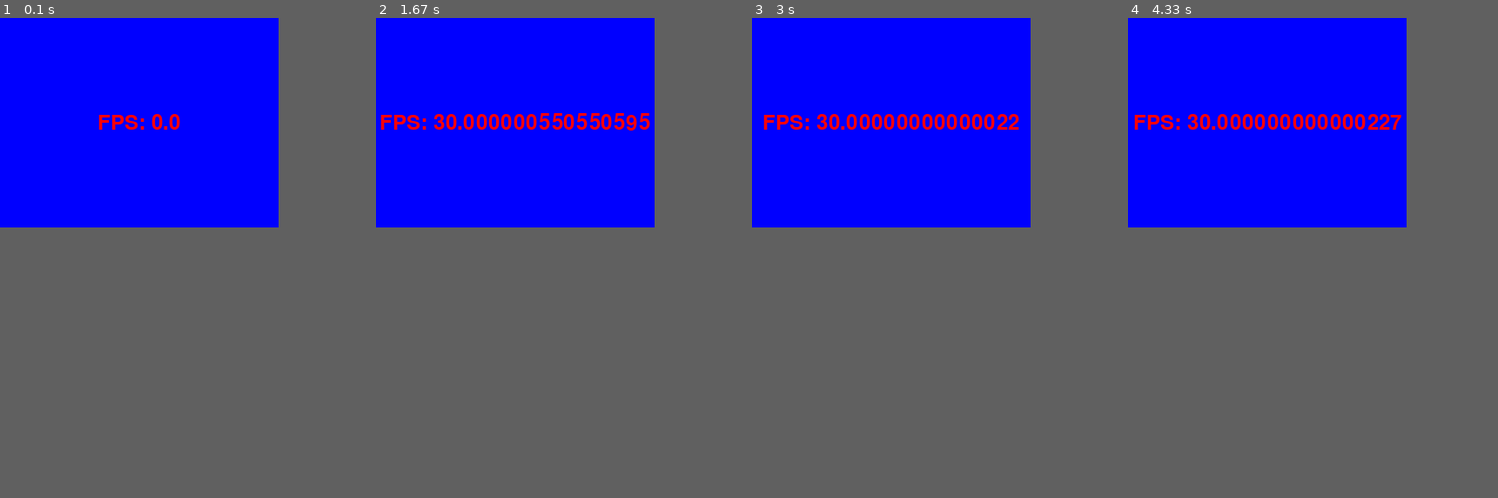
Above: before the commit, frames 1-4 (left to right).
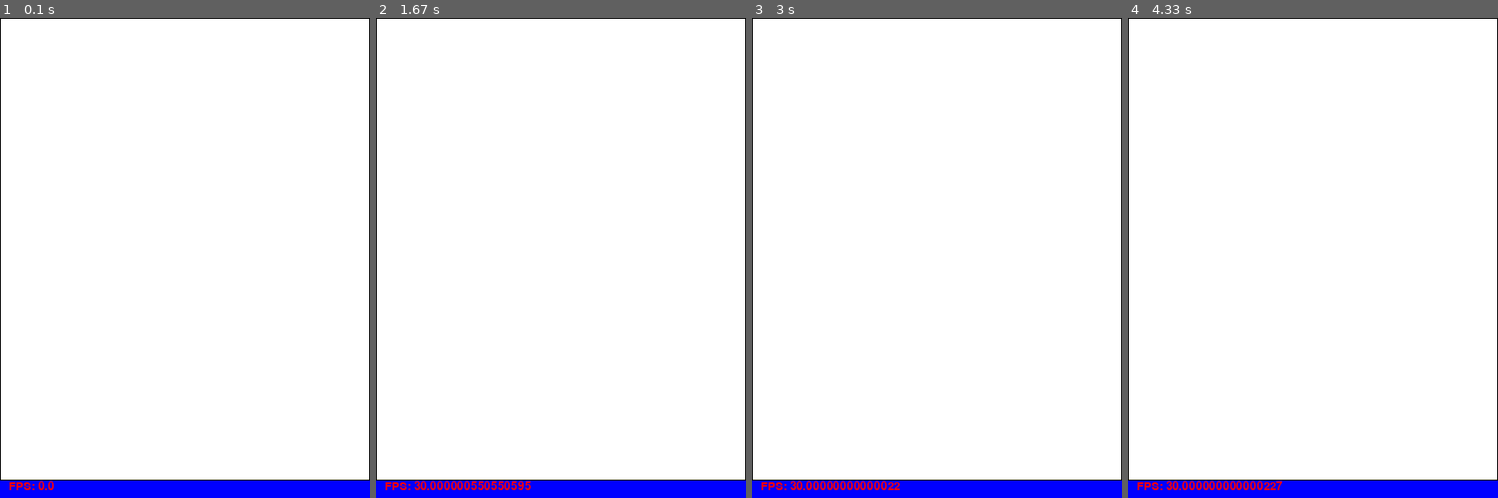
Above: after the commit, the same moments.

Repository: dwilliams/rpg-character-manager
Game: pygame game, started from run.py
Same seed, same stepped clock (60 frames per second), same inputs: the game is played once before the commit and once after it.
Inputs:
- Up to frame 1 (0.1 s): no input
- Up to frame 2 (1.67 s): no input
- Up to frame 3 (3 s): no input
- Up to frame 4 (4.33 s): no input
In our replay, the window is 320x240 before the commit and 425x550 after it. These sizes can differ from the game's own. Grey fills any space a smaller window leaves; there, only what the larger window draws over its background counts as a difference.

The runs differ from the first frame. In frame 1, 37% of the frame differs, in the area x 0-100%, y 0-100%; in frame 2, 37%; in frame 3, 37%; in frame 4, 37%.

Commit message:
Trying to make the display bits resize.

Diff:
--- a/char_sheet.py
+++ b/char_sheet.py
@@ -9,30 +9,76 @@
 ### FUNCTIONS ###
 
 ### CLASSES ###
-class CMCharSheetOne:
-    def __init__(self, width, height):
+class CMCharSheet:
+    def __init__(self):
         self.logger = logging.getLogger(type(self).__name__)
         self.logger.debug("Initializing")
 
-        self.width = width
-        self.height = height
-        self.surface = pygame.Surface((self.width, self.height)) # Make a surface to blit everything down.
+        self.width = 0
+        self.height = 0
+        self.surface = None
 
         self.sections = [] # Sections of the sheet.  Add tuples with section objects and rects for placement.
                            # Placements are tuples with x, y locations
 
-        self.sections.append((object(), (0, 0)))
+        self.sections.append((CharSheetField(), (0, 0)))
 
-    def draw(self):
+    def draw(self, width, height):
         self.logger.debug("Starting drawing")
+
+        if self.width != width or self.height != height:
+            self.width = width
+            self.height = height
+            self.surface = pygame.Surface((self.width, self.height))
 
         for section in self.sections:
             self.logger.debug("Drawing section %s at placement %s", section[0], section[1])
             # Need to add isDirty logic here
             # section.draw stuff here
             # self.surface.blit stuff here too
+            tmp_surface = section[0].draw(width, height)
+            self.surface.blit(tmp_surface, section[1])
 
         return self.surface
+
+class CharSheetField:
+    def __init__(self):
+        self.logger = logging.getLogger(type(self).__name__)
+        self.logger.debug("Initializing")
+
+        self.width = 0
+        self.height = 0
+        self.surface = None
+
+        self.label = "Label"
+        self.value = "Value"
+        self.color_background = pygame.Color('white')
+        self.color_border = pygame.Color('black')
+        self.color_thickness = 1
+        self.isDirty = True
+
+    def draw(self, width, height):
+        self.logger.debug("Starting drawing")
+
+        if self.width != width or self.height != height:
+            self.width = width
+            self.height = height
+            self.isDirty = True
+            self.surface = pygame.Surface((self.width, self.height))
+
+        if self.isDirty:
+            self.surface.fill(self.color_background)
+            pygame.draw.rect(self.surface, self.color_border, pygame.Rect(0, 0, self.width, self.height), self.color_thickness)
+            #self.isDirty = False
+
+        return self.surface
+
+    def update(self, value):
+        self.value = value
+        self.isDirty = True
+
+    def mark_dirty(self):
+        self.isDirty = True
 
 ### MAIN ###
 if __name__ == '__main__':
--- a/run.py
+++ b/run.py
@@ -24,22 +24,22 @@
 
     # Init Values
     logging.debug("Initializing Values")
-    screen_size = screen_width, screen_height = 320, 240
+    screen_size = screen_width, screen_height = 850 // 2, 1100 // 2
     frame_rate = 30
     stop_event_loop = False
     color_background = pygame.Color('blue')
 
     # Setup screen, et. al.
     logging.debug("Setting up Engine Components")
-    screen = pygame.display.set_mode(screen_size)
+    screen = pygame.display.set_mode(screen_size, pygame.RESIZABLE)
     frame_clock = pygame.time.Clock()
 
     # Setup assets
     logging.debug("Setting up Assets")
-    font_default_large = pygame.font.Font(None, 36)
+    font_default_fps = pygame.font.Font(None, 20)
 
     ### Test Asset ###
-    cmcharsheetone = char_sheet.CMCharSheetOne(100, 100)
+    cmcharsheetone = char_sheet.CMCharSheet()
 
     # Event Loop
     logging.debug("Starting Event Loop")
@@ -50,21 +50,25 @@
             logging.debug("Event Type: %s (%d)", pygame.event.event_name(event.type), event.type)
             if event.type == pygame.QUIT:
                 stop_event_loop = True
+            if event.type == pygame.VIDEORESIZE:
+                screen_size = screen_width, screen_height = event.w, event.h
+                screen = pygame.display.set_mode(screen_size, pygame.RESIZABLE)
 
         # Do more stuff, e.g. draw
         text = "FPS: {}".format(frame_clock.get_fps())
-        text_width, text_height = font_default_large.size(text)
-        surface_fps = font_default_large.render(text, True, pygame.Color('red'), color_background)
+        #text_width, text_height = font_default_fps.size(text)
+        surface_fps = font_default_fps.render(text, True, pygame.Color('red'), color_background)
 
         ### Test Asset ###
-        cm_surface = cmcharsheetone.draw()
+        cm_surface = cmcharsheetone.draw(screen_width, screen_height - 20)
 
         # Fill, Blit, and Flip the screen
         logging.debug("Filling, Blitting, and Flipping")
         screen.fill(color_background)
 
         # // makes integer division in python3
-        screen.blit(surface_fps, ((screen_width - text_width) // 2, (screen_height - text_height) // 2))
+        screen.blit(surface_fps, (10, screen_height - 20))
+        screen.blit(cm_surface, (0, 0))
 
         pygame.display.flip()
 
